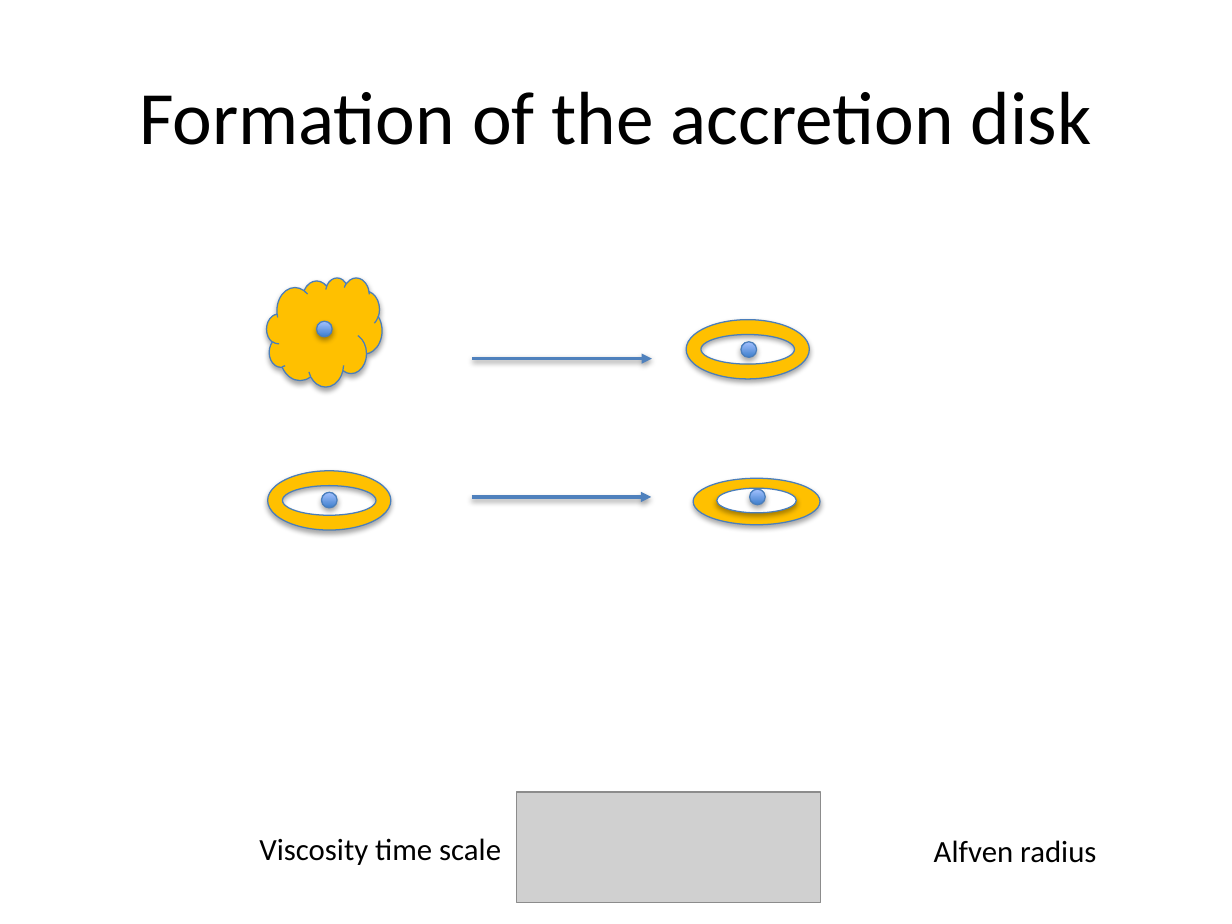
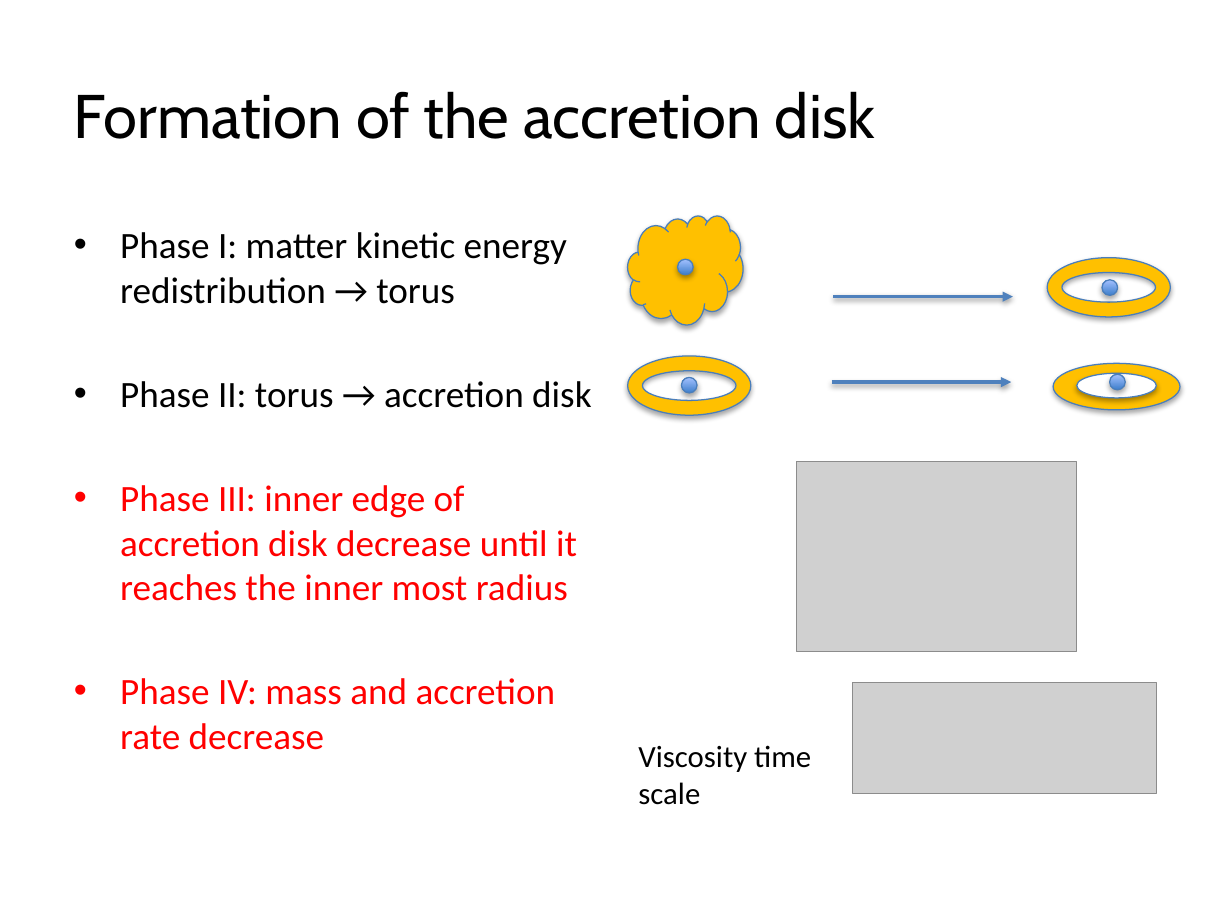
Before and after one commit to ShuxuYi/shuxuyi.github.io, a slide deck: slide 14 of lectures/FPSWUhan.pptx (slide 15 before the commit). Drawn at 1232x924 pixels with LibreOffice and Linux fonts; fonts in the diff are those of the drawing; grey boxes stand for pictures. Boxes give left, top, right and bottom in pixels: in the first picture for what was removed or moved away, otherwise in the second. Text is boxed around its words. In the diff, an @@ line names an element or a change of style, - is before the commit and + after.

```diff
--- a/lectures/FPSWUhan.pptx
+++ b/lectures/FPSWUhan.pptx
@@ title "Formation of the accretion disk" at [74,91,875,139]: size 44 to 36 pt, font Calibri to Cabin; alignment centre to left @@
@@ text added at [120,232,591,750], 21.7 pt, text #FF0000 @@
+• Phase I: matter kinetic energy redistribution → torus
+• Phase II: torus → accretion disk
+• Phase III: inner edge of accretion disk decrease until it reaches the inner most radius
+• Phase IV: mass and accretion rate decrease
@@ ellipse: place and size @@
-ellipse at [317,322,333,338]
+ellipse at [678,259,694,275]
@@ 1 cloud, 1 donut, 1 arrow: place and size @@
-1 cloud, 1 donut, 1 arrow at [266,277,809,387]
+1 cloud, 1 donut, 1 arrow at [627,216,1170,325]
@@ ellipse: place and size @@
-ellipse at [740,341,756,357]
+ellipse at [1103,280,1119,296]
@@ 4 ellipses, 1 donut, 1 arrow: place and size @@
-4 ellipses, 1 donut, 1 arrow at [267,471,821,530]
+4 ellipses, 1 donut, 1 arrow at [627,356,1180,415]
@@ picture added at [796,461,1077,652] @@
@@ picture: place and size @@
-picture at [517,792,822,903]
+picture at [853,683,1157,793]
@@ text "Viscosity time scale" rewrapped from [259,838,501,865] to [638,745,811,805] @@
@@ text removed at [934,840,1096,863] @@
-Alfven radius
```
Also in this commit, not shown: 18 other slides changed, 1 slide removed, 1 other file.
